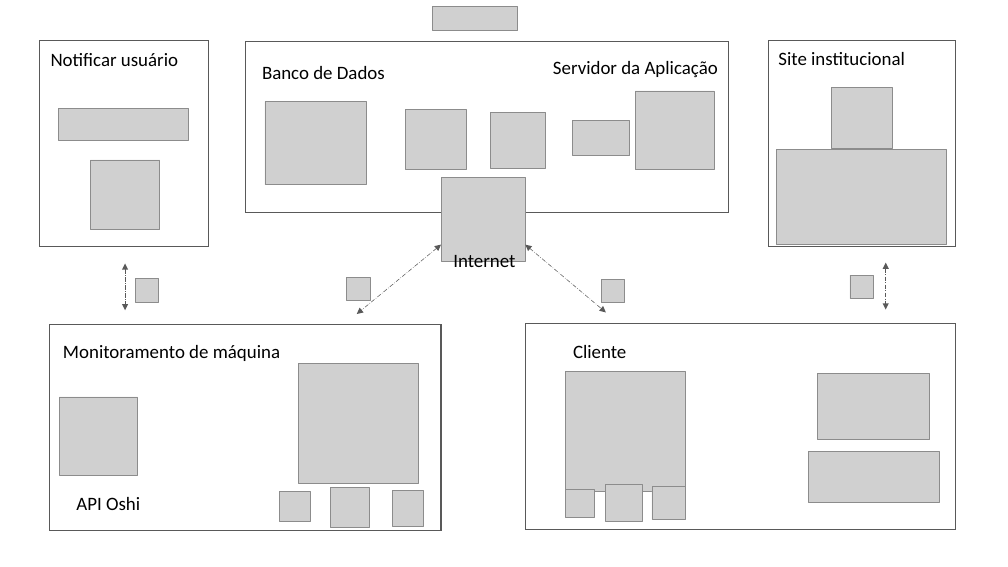
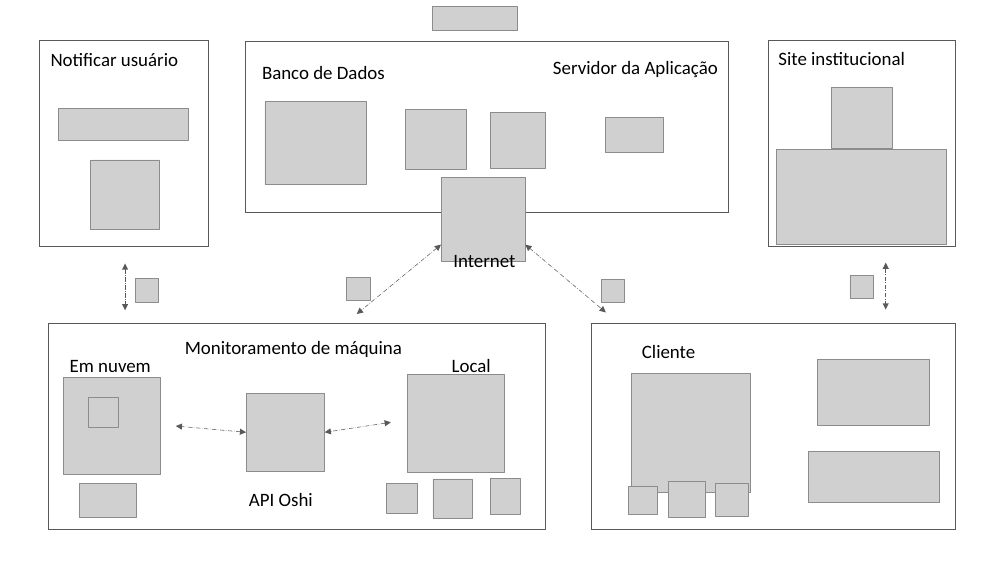
Before and after one commit to christian-raphael/Pyxis, a slide deck: slide 1 of Documentação/lld-v1.pptx. Drawn at 1008x567 pixels with LibreOffice and Linux fonts; fonts in the diff are those of the drawing; grey boxes stand for pictures. Boxes give left, top, right and bottom in pixels: in the first picture for what was removed or moved away, otherwise in the second. Text is boxed around its words. In the diff, an @@ line names an element or a change of style, - is before the commit and + after.

Commit message:
lld atualizado

```diff
--- a/Documentação/lld-v1.pptx
+++ b/Documentação/lld-v1.pptx
@@ picture: place and size @@
-picture at (572,121,630,157)
+picture at (606,117,663,153)
@@ picture removed at (635,91,714,169) @@
@@ rectangle: place and size @@
-rectangle at (49,325,441,532)
+rectangle at (48,324,545,530)
@@ rectangle: place and size @@
-rectangle at (526,324,955,530)
+rectangle at (591,324,955,530)
@@ text "Monitoramento de máquina": place and size @@
-text "Monitoramento de máquina" at (63,345,280,361)
+text "Monitoramento de máquina" at (185,341,402,357)
@@ text "Monitoramento de máquina" at (185,341,402,357): alignment left to centre @@
@@ text added at (452,359,491,378), 18 pt, text #000000 @@
+Local
@@ text "Cliente": place and size @@
-text "Cliente" at (573,345,626,358)
+text "Cliente" at (642,345,695,358)
@@ picture: place and size @@
-picture at (817,374,930,439)
+picture at (817,359,930,425)
@@ picture added at (64,377,161,475) @@
@@ text added at (70,360,151,378), 18 pt, text #000000 @@
+Em nuvem
@@ picture: place and size @@
-picture at (299,364,418,483)
+picture at (408,375,505,473)
@@ picture: place and size @@
-picture at (566,371,685,491)
+picture at (631,374,751,493)
@@ picture added at (88,398,118,427) @@
@@ picture: place and size @@
-picture at (59,397,138,476)
+picture at (247,393,325,472)
@@ double arrow added from (247, 433) to (175, 426), #595959 0.5 pt dashed @@
@@ double arrow added from (391, 423) to (325, 433), #595959 0.5 pt dashed @@
@@ picture: place and size @@
-picture at (330,488,370,527)
+picture at (433,479,473,518)
@@ picture: place and size @@
-picture at (393,491,423,527)
+picture at (490,478,520,514)
@@ picture added at (79,483,136,517) @@
@@ text "API Oshi": place and size @@
-text "API Oshi" at (76,497,140,510)
+text "API Oshi" at (249,493,313,506)
@@ picture: place and size @@
-picture at (280,492,310,522)
+picture at (387,483,417,513)
@@ picture: place and size @@
-picture at (566,489,594,518)
+picture at (628,486,657,515)
@@ picture: place and size @@
-picture at (606,485,642,521)
+picture at (669,482,706,518)
@@ picture: place and size @@
-picture at (652,486,685,520)
+picture at (715,483,749,516)
```
